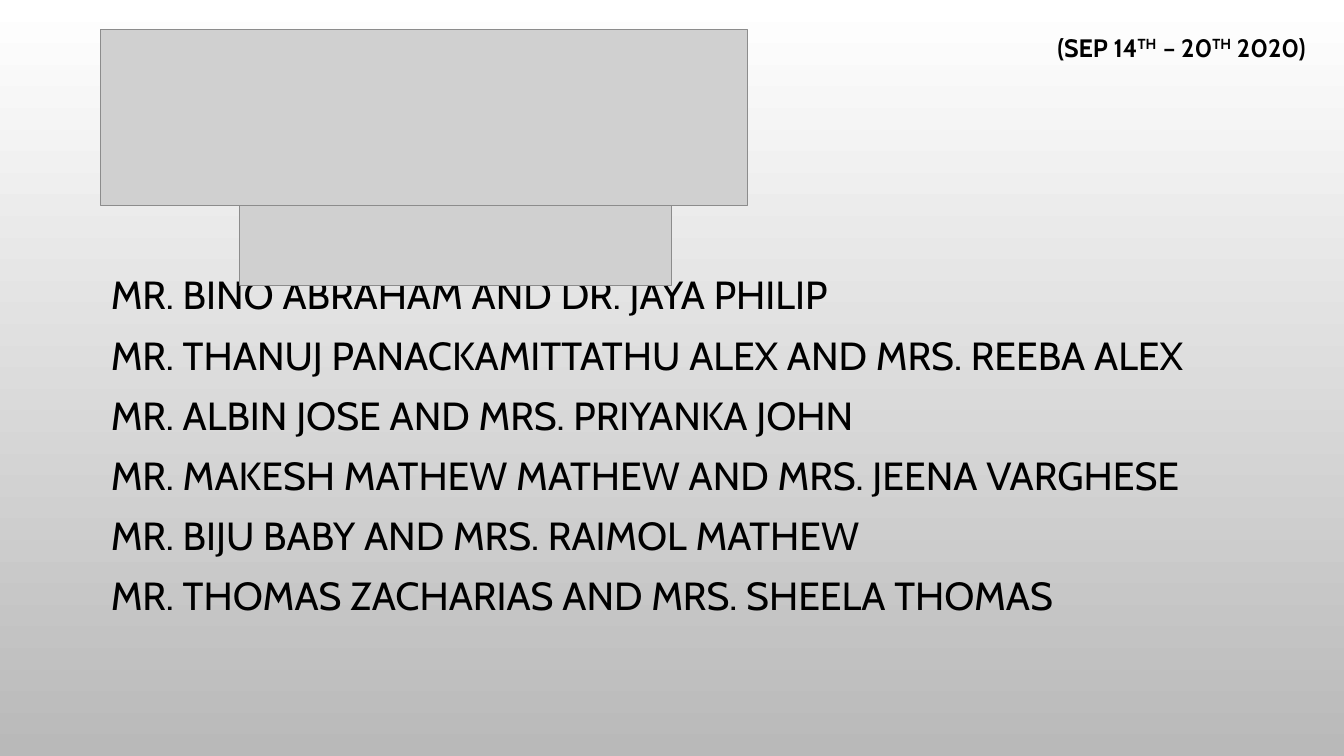
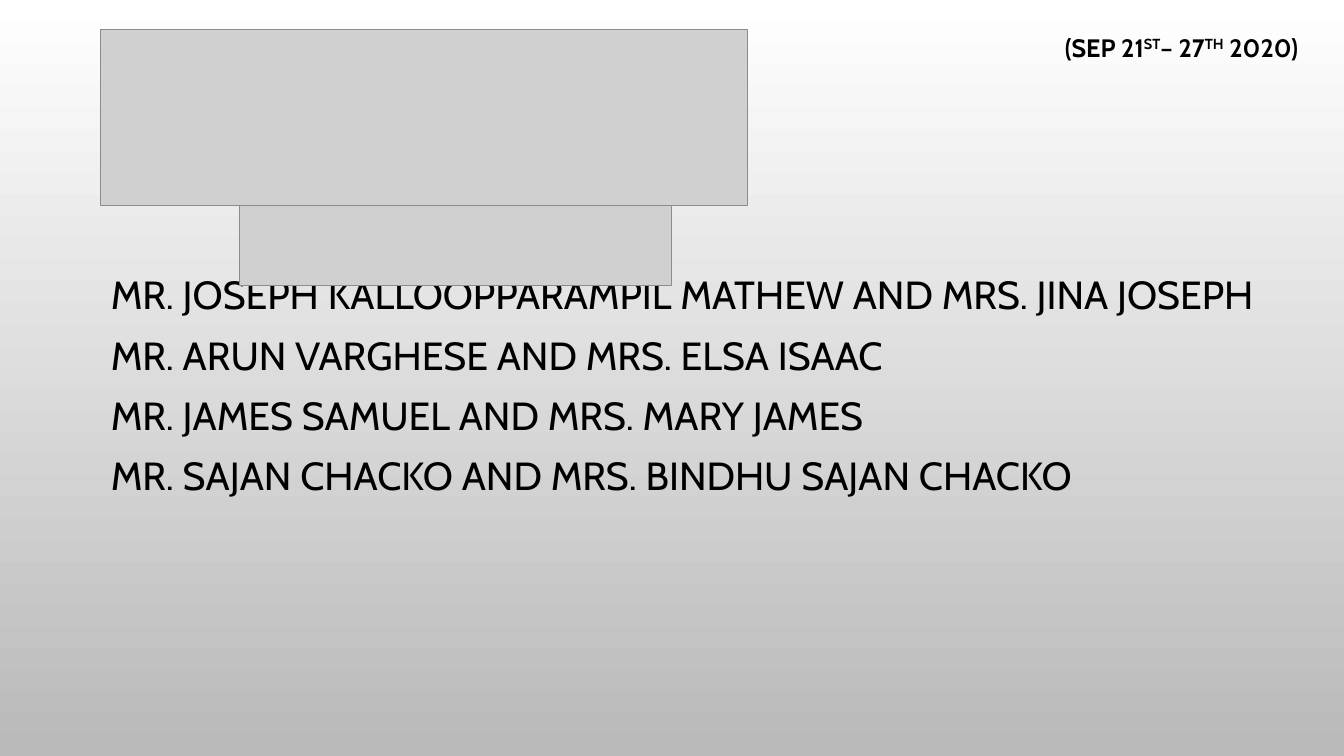
Before and after one commit to stoscsg/openlp-data, a slide deck: slide 2 of stosc_services/PPT/Birthday & Anniversaries.pptx. Drawn at 1344x756 pixels with LibreOffice and Linux fonts; fonts in the diff are those of the drawing; grey boxes stand for pictures; background and template pictures are left out. Boxes give left, top, right and bottom in pixels: in the first picture for what was removed or moved away, otherwise in the second. Text is boxed around its words. In the diff, an @@ line names an element or a change of style, - is before the commit and + after.

```diff
--- a/stosc_services/PPT/Birthday & Anniversaries.pptx
+++ b/stosc_services/PPT/Birthday & Anniversaries.pptx
@@ text at (1065, 38, 1298, 61): text changed @@
-(SEP 14TH – 20TH 2020)
+(SEP 21ST– 27TH 2020)
@@ text at (111, 276, 1253, 497): text changed @@
-MR. BINO ABRAHAM AND DR. JAYA PHILIP
-MR. THANUJ PANACKAMITTATHU ALEX AND MRS. REEBA ALEX
-MR. ALBIN JOSE AND MRS. PRIYANKA JOHN
-MR. MAKESH MATHEW MATHEW AND MRS. JEENA VARGHESE
-MR. BIJU BABY AND MRS. RAIMOL MATHEW
-MR. THOMAS ZACHARIAS AND MRS. SHEELA THOMAS
+MR. JOSEPH KALLOOPPARAMPIL MATHEW AND MRS. JINA JOSEPH
+MR. ARUN VARGHESE AND MRS. ELSA ISAAC
+MR. JAMES SAMUEL AND MRS. MARY JAMES
+MR. SAJAN CHACKO AND MRS. BINDHU SAJAN CHACKO
```
Also in this commit, not shown: 1 other slide changed, 3 other files.
